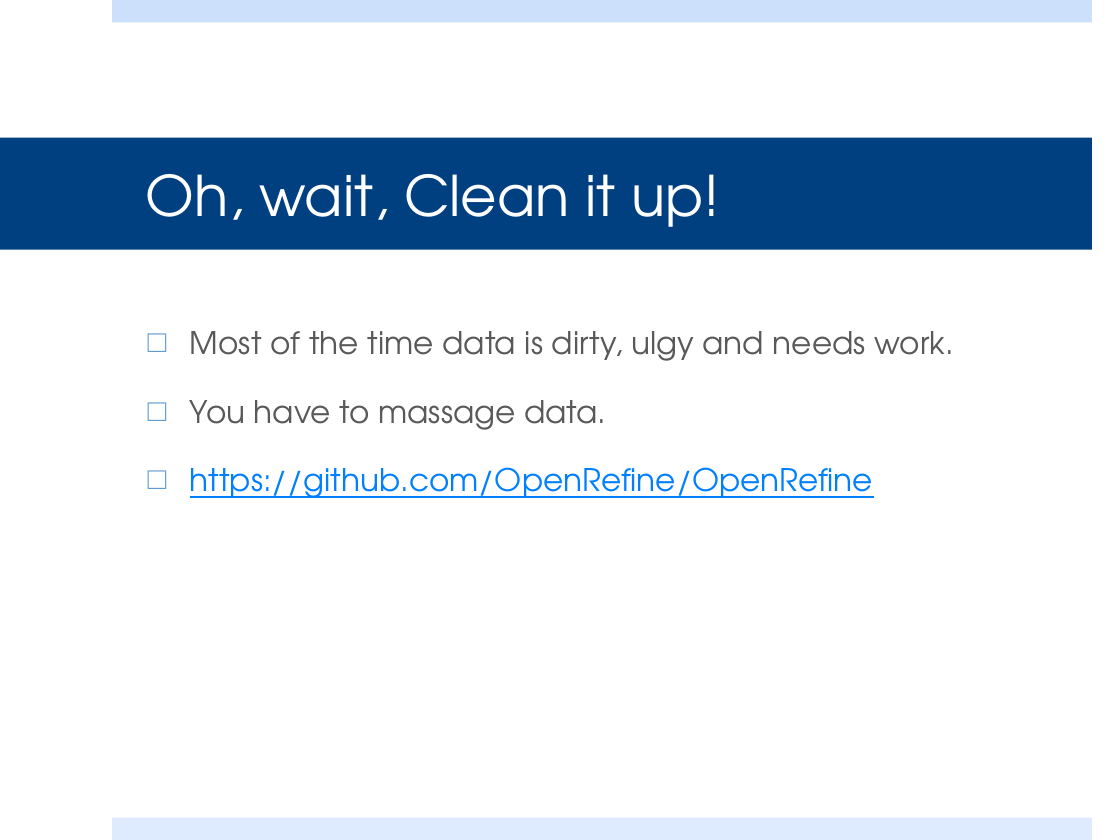
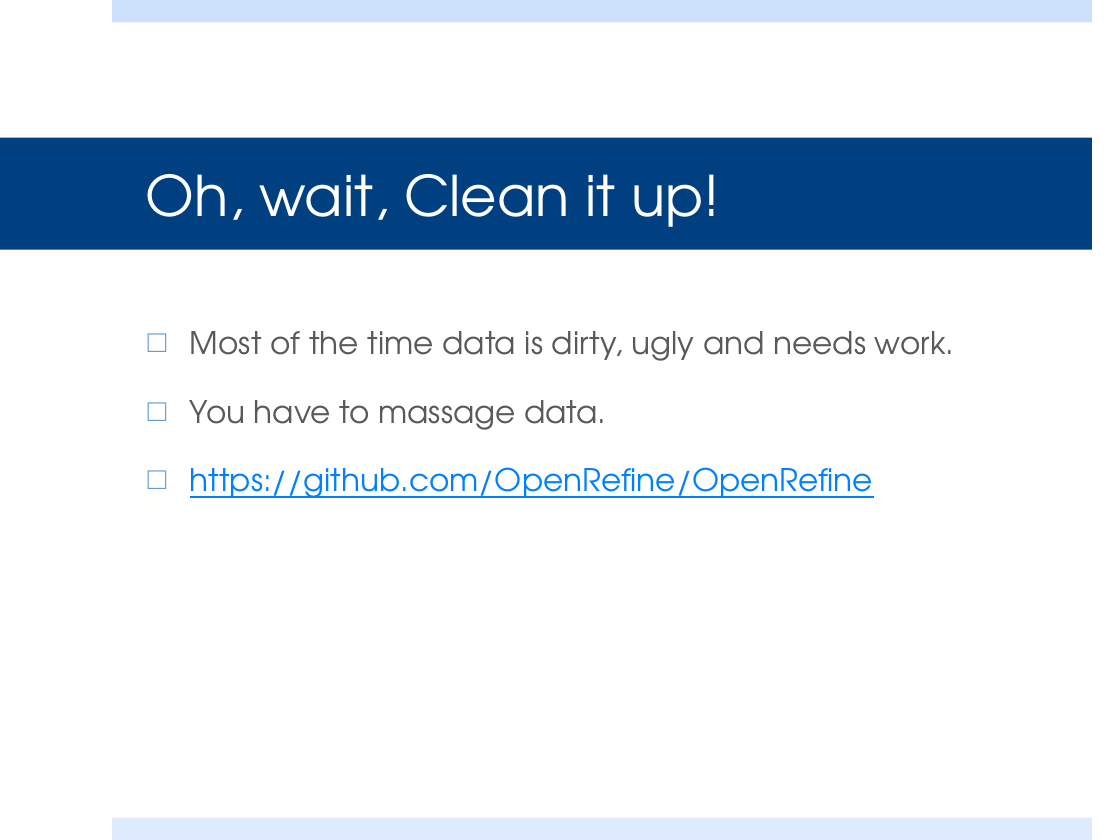
Before and after one commit to steven-king/j586, a slide deck: slide 11 of _classes/17_data/Class17_data.pptx (slide 7 before the commit). Drawn at 1120x840 pixels with LibreOffice and Linux fonts; fonts in the diff are those of the drawing. Boxes give left, top, right and bottom in pixels: in the first picture for what was removed or moved away, otherwise in the second. Text is boxed around its words. In the diff, an @@ line names an element or a change of style, - is before the commit and + after.

```diff
--- a/_classes/17_data/Class17_data.pptx
+++ b/_classes/17_data/Class17_data.pptx
@@ text at <box>190,331,954,361</box>: text changed @@
-□ Most of the time data is dirty, ulgy and needs work.
+□ Most of the time data is dirty, ugly and needs work.
```
Also in this commit, not shown: 2 other slides changed, 6 slides added, 1 slide removed.
